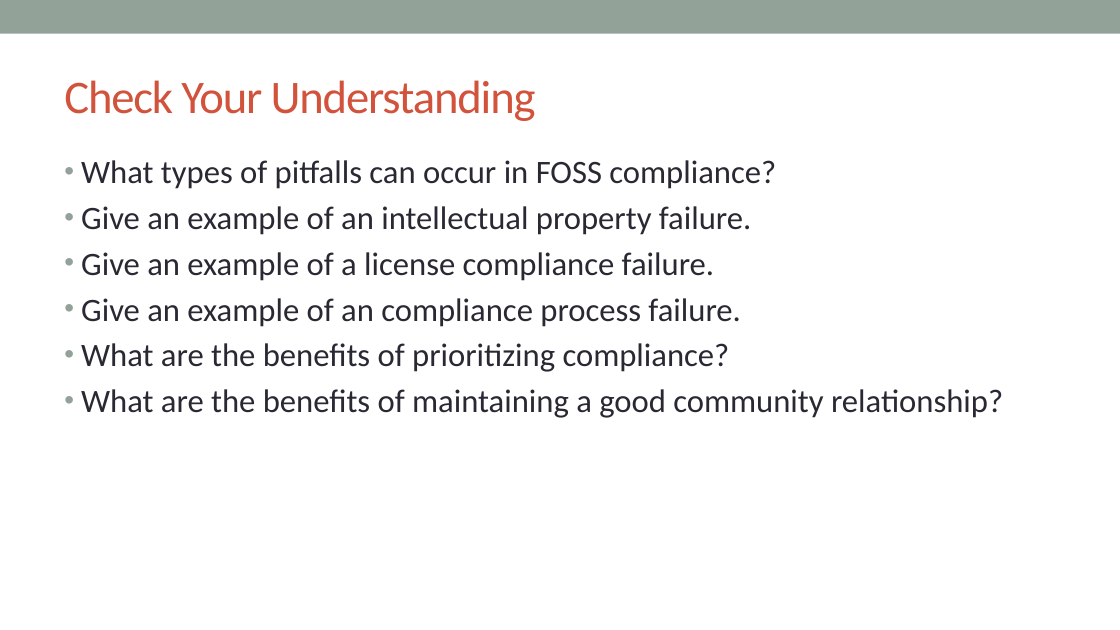
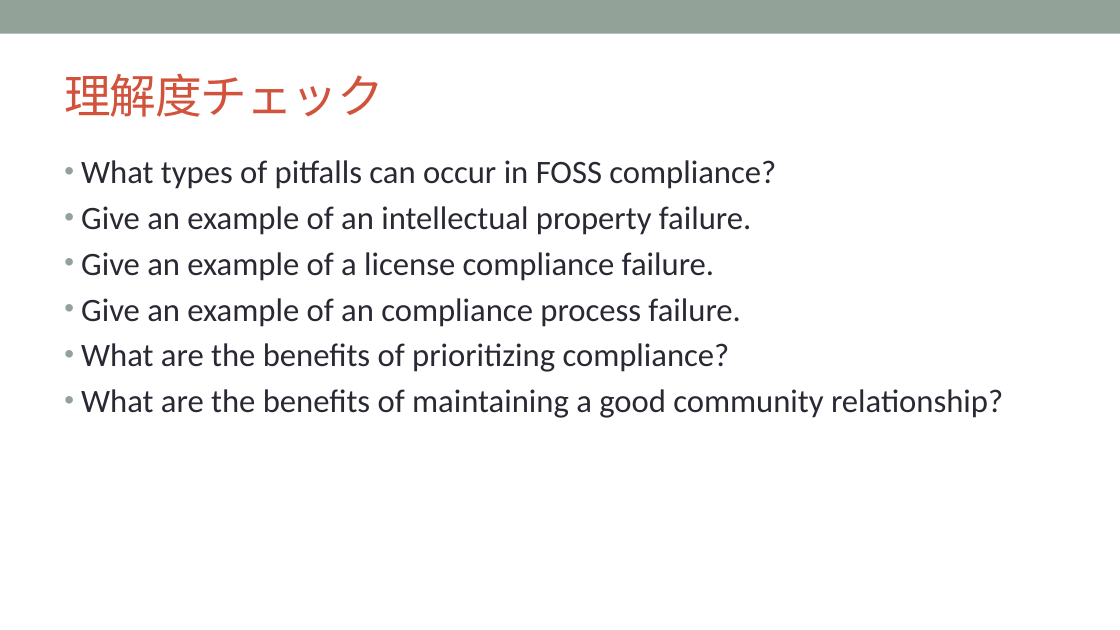
Before and after one commit to OpenChain-Project/Curriculum-Translation-JP, a slide deck: slide 75 of target/openchain-curriculum-release-2.pptx. Drawn at 1120x630 pixels with LibreOffice and Linux fonts; fonts in the diff are those of the drawing; background and template pictures are left out. Boxes give left, top, right and bottom in pixels: in the first picture for what was removed or moved away, otherwise in the second. Text is boxed around its words. In the diff, an @@ line names an element or a change of style, - is before the commit and + after.

```diff
--- a/target/openchain-curriculum-release-2.pptx
+++ b/target/openchain-curriculum-release-2.pptx
@@ title at bbox=[64, 73, 383, 117]: text changed @@
-Check Your Understanding
+理解度チェック
```
Also in this commit, not shown: 8 other slides changed, 11 other files.
